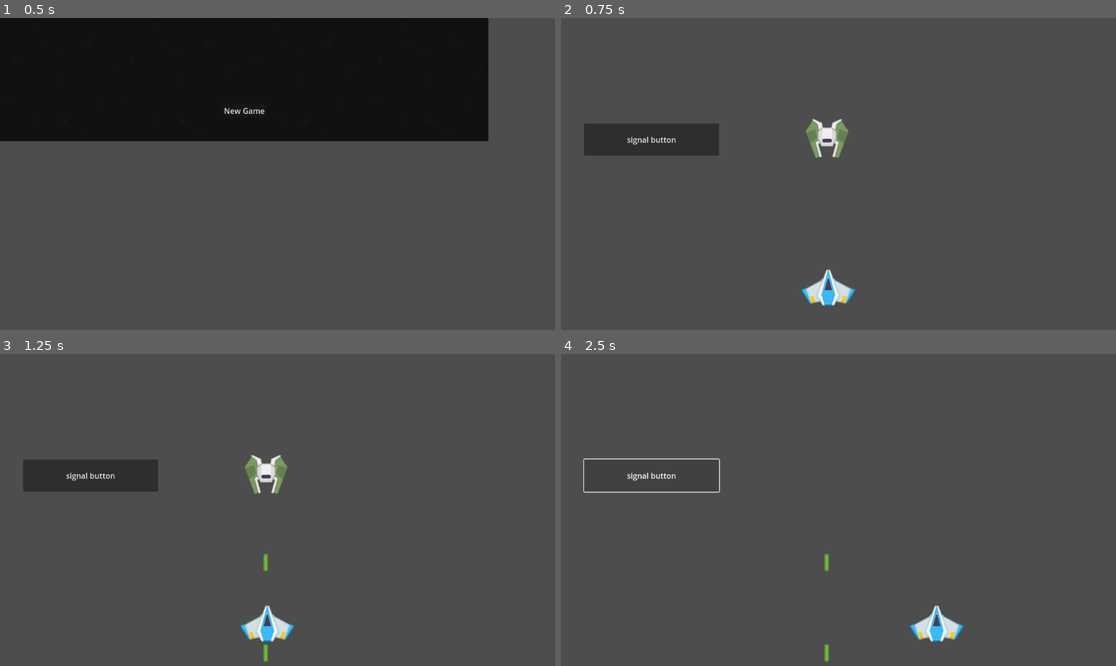
Above: before the commit, frames 1-4 (two rows, left to right).
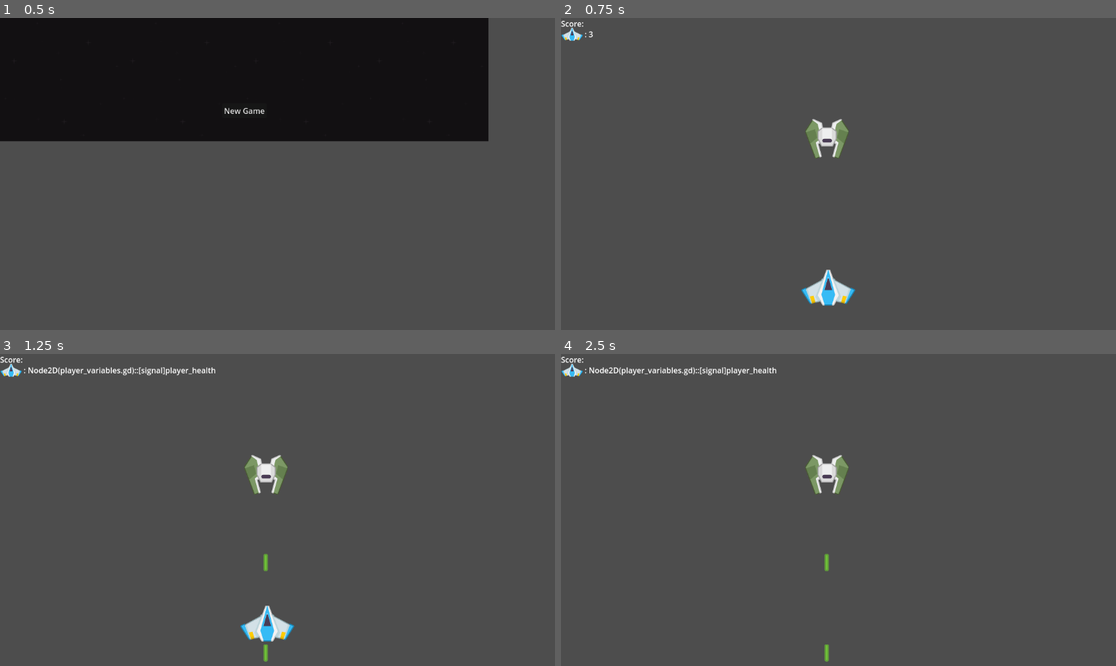
Above: after the commit, the same moments.

Repository: xPvtPancakes/space_shooter
Game: Godot game, scene res://Scenes/main_menu.tscn
Two runs of this game, one before a commit and one after it. Both use one fixed random seed, a clock stepped at 60 frames per second and the inputs below.
Inputs (mouse positions are in pixels of both pictures, inside the frame that each line leads up to):
- Up to frame 1 (0.5 s): no input
- Up to frame 2 (0.75 s): click "New Game" at 0.5 s
- Up to frame 3 (1.25 s): no input
- Up to frame 4 (2.5 s): click (649, 475) at 1.25 s, where only the run before the commit has a clickable "signal button"; tap Enter at 2 s; hold D (Right) from 2.03 s (still down); tap Space (Space) at 2.1 s

Frame 1 is identical in both runs. In frame 2, 2.6% of the frame differs, in the area x 0-29%, y 0-45%; in frame 3, 3.0%, in the area x 0-39%, y 0-45%; in frame 4, 2.1%.

Commit message:
finished collision signals, working on HP signal

Diff:
--- a/Scenes/Area2D.gd
+++ b/Scenes/Area2D.gd
@@ -11,3 +11,4 @@
 	if body.name == "green_enemy":
 		body.queue_free()
 		queue_free()
+		PlayerVariables.emit_signal("score_up", 20)
--- a/Scenes/game.tscn
+++ b/Scenes/game.tscn
@@ -1,10 +1,13 @@
-[gd_scene load_steps=6 format=3 uid="uid://dwfhd5do06amr"]
+[gd_scene load_steps=8 format=3 uid="uid://dwfhd5do06amr"]
 
 [ext_resource type="Script" path="res://Scripts/game.gd" id="1_v63fr"]
 [ext_resource type="PackedScene" uid="uid://cjbekul01iach" path="res://Scenes/blue_ship.tscn" id="2_g10mx"]
 [ext_resource type="PackedScene" uid="uid://cbg551gcxxdqy" path="res://Scenes/green_enemy.tscn" id="3_jv74c"]
 [ext_resource type="PackedScene" uid="uid://c03ry3wb554tu" path="res://Scenes/enemy_fire.tscn" id="5_od7jk"]
 [ext_resource type="PackedScene" uid="uid://ba8s26j3ep0tj" path="res://Scenes/blue_shot.tscn" id="5_q1dsd"]
+[ext_resource type="Texture2D" uid="uid://cnep1umono3ew" path="res://Spritesheet/sheet.png" id="6_uittp"]
+
+[sub_resource type="LabelSettings" id="LabelSettings_kea5m"]
 
 [node name="Game" type="Node2D"]
 script = ExtResource("1_v63fr")
@@ -21,12 +24,29 @@
 [node name="Node2D" parent="." instance=ExtResource("5_q1dsd")]
 visible = false
 
-[node name="Button" type="Button" parent="."]
-offset_left = 48.0
-offset_top = 219.0
-offset_right = 328.0
-offset_bottom = 286.0
-text = "signal button"
+[node name="Label" type="Label" parent="."]
+offset_right = 152.0
+offset_bottom = 24.0
+text = "Score:"
+label_settings = SubResource("LabelSettings_kea5m")
+
+[node name="Score_label" type="Label" parent="."]
+offset_left = 50.0
+offset_top = 1.0
+offset_right = 136.0
+offset_bottom = 24.0
+
+[node name="Sheet" type="Sprite2D" parent="."]
+position = Vector2(23, 34)
+scale = Vector2(0.400901, 0.364865)
+texture = ExtResource("6_uittp")
+region_enabled = true
+region_rect = Rect2(112, 792, 111, 74)
+
+[node name="Lives_label" type="Label" parent="."]
+offset_left = 49.0
+offset_top = 22.0
+offset_right = 135.0
+offset_bottom = 45.0
 
 [connection signal="health_changed" from="enemy_fire" to="." method="_on_enemy_fire_health_changed"]
-[connection signal="pressed" from="Button" to="." method="_on_button_pressed"]
--- a/Scenes/player_variables.tscn
+++ b/Scenes/player_variables.tscn
@@ -1,6 +1,8 @@
 [gd_scene load_steps=2 format=3 uid="uid://585q7mvwbjoi"]
 
-[ext_resource type="Script" path="res://player_variables.gd" id="1_1qrm6"]
+[ext_resource type="Script" path="res://Scripts/player_variables.gd" id="1_1qrm6"]
 
 [node name="player_variables" type="Node2D"]
 script = ExtResource("1_1qrm6")
+
+[connection signal="player_damage" from="." to="." method="_on_player_damage"]
--- a/Scripts/blue_ship.gd
+++ b/Scripts/blue_ship.gd
@@ -2,8 +2,11 @@
 
 const speed = 500
 
-var health
+var health = 3
 @export var blue_shot : PackedScene = preload("res://Scenes/blue_shot.tscn")
+
+func _ready():
+	PlayerVariables.connect("player_damage", _on_player_damage)
 
 func get_input():
 	var direction = Input.get_vector("Left", "Right", "Up", "Down")
@@ -22,10 +25,13 @@
 	get_input()
 	move_and_slide()
 
-func take_damage():
-	pass
+#func _on_player_diameter_area_entered(area):
+	#print(area.name)
+	#if area.is_in_group("Enemy"):
+		#print("areadamage")
 
-func _on_player_diameter_area_entered(area):
-	print(area.name)
-	if area.is_in_group("Enemy"):
-		print("areadamage")
+func _on_player_damage():
+	health -= 1
+	PlayerVariables.emit_signal("player_health", health)
+	if health <= 0:
+		queue_free()
--- a/Scripts/enemy_fire.gd
+++ b/Scripts/enemy_fire.gd
@@ -2,12 +2,13 @@
 
 var speed = 750
 signal health_changed
+
 func _physics_process(delta):
 	position += transform.y * speed * delta
 
+#func _ready():
+
 
 func _on_body_entered(body):
-	pass
-	#if body.name == "blue_ship":
-		#print("check2")
-	#queue_free()
+	if body.name == "blue_ship":
+		PlayerVariables.emit_signal("player_damage")
--- a/Scripts/game.gd
+++ b/Scripts/game.gd
@@ -5,11 +5,17 @@
 var score = 0
 signal hp_change
 
+#@onready var anim = get_node ("AnimatedSprite2D")
+
 func _ready():
-	hp_change.connect(_on_enemy_fire_health_changed)
+	PlayerVariables.connect("player_damage", _on_player_damage)
+	PlayerVariables.connect("score_up", _on_score_up)
 
-func update_health():
-	player_health-=1
+	$Lives_label.text = ": " + str(player_health)
+
+func _on_player_damage():
+	#player_health-=1
+	$Lives_label.text = ": " + str(PlayerVariables.player_health)
 	if player_health == 3:
 		print("health 3")
 		#anim.play("3 hp")
@@ -20,6 +26,6 @@
 		print("health 1")
 		#anim.play("1 hp")
 
-func _on_enemy_fire_health_changed() -> void:
-	print("signal??")
-	update_health()
+func _on_score_up(adj_score):
+	score += adj_score
+	$Score_label.text = str(score)
--- /dev/null
+++ b/Scripts/player_variables.gd
@@ -0,0 +1,5 @@
+extends Node2D
+
+signal player_damage
+signal score_up(score)
+signal player_health(HP)
--- a/player_variables.gd
+++ /dev/null
@@ -1,23 +0,0 @@
-extends Node2D
-#
-#
-#var health = 3
-#var score  = 0
-
-#func _ready():
-	#EnemyFire.health_changed.connect(update_health)
-	#update_health()
-#
-#func update_health():
-#
-	#print("func run")
-	#if health == 3:
-		#print("health 3")
-		##anim.play("3 hp")
-	#if health == 2:
-		#print("health 2")
-		##anim.play("2 hp")
-	#if health == 1:
-		#print("health 1")
-		##anim.play("1 hp")
-#
